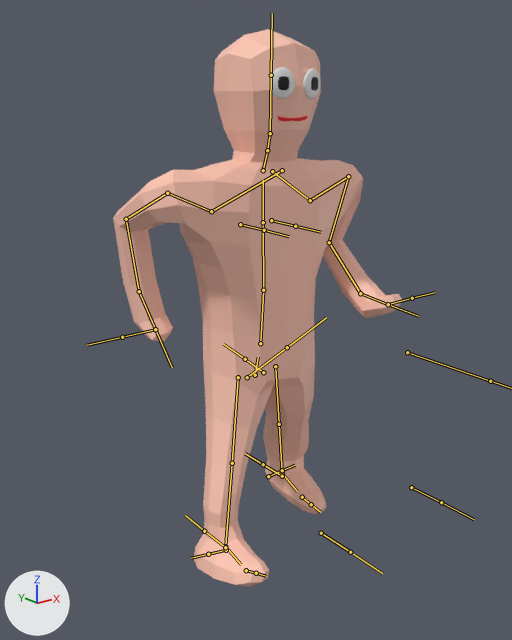
The FBX model Assets/bob.fbx: old version first, new version second.
Both versions are drawn from a 50 mm lens placed at (-1.69, -2.07, 1.79), pointed at (-0.04, 0.0, 0.96). Arrows for +X, +Y and +Z are at lower left; the lights stay in place. Both versions are drawn at frame 12 of the action 'Bob|Walking'; the numbers are the values there. The bones that bend it are drawn over the model as lines.
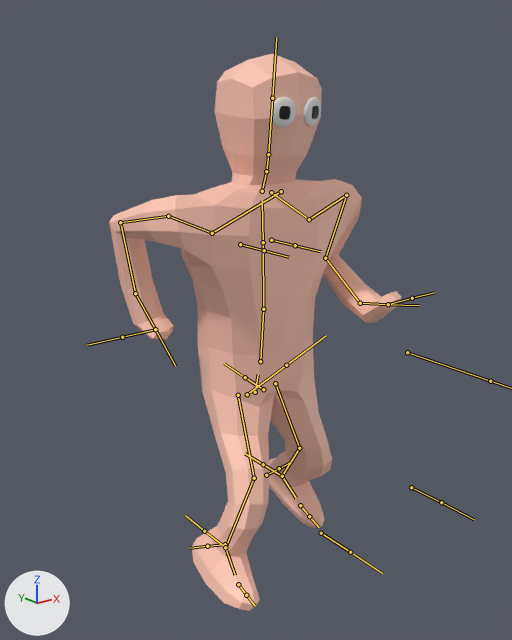
Pixel boxes [x1, y1, x2, y2] of what changed, in the pictures (512 x 640 px):
'mesh', posed: before [113, 29, 403, 587]; after [109, 54, 402, 611]
bone 'spine', root to tip: before (255, 375) to (258, 357); after (255, 392) to (258, 374)
bone 'spine.003', root to tip: before (263, 222) to (263, 180); after (263, 242) to (262, 200)
bone 'spine.006', root to tip: before (270, 133) to (271, 75); after (268, 154) to (272, 98)
bone 'forearm.L', root to tip: before (348, 176) to (329, 242); after (346, 195) to (325, 258)
bone 'forearm.L.001', root to tip: before (329, 242) to (360, 293); after (325, 258) to (360, 303)
bone 'forearm.L.002', root to tip: before (360, 293) to (388, 304); after (360, 303) to (388, 304)
bone 'forearm.R', root to tip: before (167, 193) to (126, 219); after (168, 216) to (120, 222)
bone 'forearm.R.001', root to tip: before (126, 219) to (139, 291); after (120, 222) to (135, 293)
bone 'forearm.R.002', root to tip: before (139, 291) to (155, 329); after (135, 293) to (155, 329)
bone 'thigh.L', root to tip: before (275, 366) to (279, 424); after (275, 383) to (299, 448)
bone 'shin.L', root to tip: before (279, 424) to (282, 473); after (299, 448) to (282, 476)
bone 'thigh.R', root to tip: before (238, 377) to (232, 463); after (238, 395) to (254, 478)
bone 'shin.R', root to tip: before (232, 463) to (225, 546); after (254, 478) to (225, 547)

What changed in the scene script:
```text
Change bone_spine:
    where bone_spine = bpy.data.objects['Bob'].pose.bones['spine']
    bone_spine.location: (0.0, 0.0, 0.0) -> (0.001, -0.074, -0.019)
Change bone_spine_003:
    where bone_spine_003 = bpy.data.objects['Bob'].pose.bones['spine.003']  # child of 'spine.002'
    bone_spine_003.rotation_quaternion: (1.0, -0.01, -0.003, 0.001) -> (1.0, 0.0, 0.0, 0.0)  # degrees (-1, 0, 0) -> degrees (0, 0, 0)
Change bone_spine_006:
    where bone_spine_006 = bpy.data.objects['Bob'].pose.bones['spine.006']  # child of 'spine.005'
    bone_spine_006.rotation_quaternion: (1.0, 0.0, 0.0, 0.0) -> (0.999, -0.052, 0.0, 0.0)  # degrees (0, 0, 0) -> degrees (-6, 0, 0)
Change bone_forearm_l:
    where bone_forearm_l = bpy.data.objects['Bob'].pose.bones['forearm.L']  # child of 'upper_arm.L'
    bone_forearm_l.rotation_quaternion: (0.601, -0.643, -0.307, -0.362) -> (0.611, -0.653, -0.283, -0.347)  # degrees (-92, -57, -4) -> degrees (-91, -53, -5)
Change bone_forearm_l_001:
    where bone_forearm_l_001 = bpy.data.objects['Bob'].pose.bones['forearm.L.001']  # child of 'forearm.L'
    bone_forearm_l_001.rotation_quaternion: (0.839, 0.095, 0.005, -0.535) -> (0.791, 0.108, 0.006, -0.603)  # degrees (9, 6, -65) -> degrees (9, 8, -74)
Change bone_forearm_l_002:
    where bone_forearm_l_002 = bpy.data.objects['Bob'].pose.bones['forearm.L.002']  # child of 'forearm.L.001'
    bone_forearm_l_002.rotation_quaternion: (0.952, 0.053, 0.001, -0.3) -> (0.932, 0.062, 0.002, -0.357)  # degrees (6, 2, -35) -> degrees (7, 3, -42)
Change bone_forearm_r:
    where bone_forearm_r = bpy.data.objects['Bob'].pose.bones['forearm.R']  # child of 'upper_arm.R'
    bone_forearm_r.rotation_quaternion: (-0.717, 0.688, 0.0, -0.109) -> (0.729, -0.678, -0.091, 0.03)  # degrees (-87, 9, 9) -> degrees (-86, -5, 10)
Change bone_forearm_r_001:
    where bone_forearm_r_001 = bpy.data.objects['Bob'].pose.bones['forearm.R.001']  # child of 'forearm.R'
    bone_forearm_r_001.rotation_quaternion: (0.876, 0.084, -0.004, 0.475) -> (0.817, 0.101, -0.005, 0.567)  # degrees (8, -5, 57) -> degrees (9, -7, 69)
Change bone_forearm_r_002:
    where bone_forearm_r_002 = bpy.data.objects['Bob'].pose.bones['forearm.R.002']  # child of 'forearm.R.001'
    bone_forearm_r_002.rotation_quaternion: (0.966, 0.046, -0.001, 0.253) -> (0.943, 0.057, -0.002, 0.327)  # degrees (5, -1, 29) -> degrees (6, -2, 38)
Change bone_thigh_l:
    where bone_thigh_l = bpy.data.objects['Bob'].pose.bones['thigh.L']  # child of 'spine'
    bone_thigh_l.rotation_quaternion: (0.978, -0.197, -0.001, 0.074) -> (0.996, -0.025, 0.005, 0.088)  # degrees (-23, 2, 8) -> degrees (-3, 1, 10)
Change bone_shin_l:
    where bone_shin_l = bpy.data.objects['Bob'].pose.bones['shin.L']  # child of 'thigh.L'
    bone_shin_l.rotation_quaternion: (0.991, 0.137, 0.0, 0.002) -> (0.971, -0.238, 0.0, -0.003)  # degrees (16, 0, 0) -> degrees (-28, 0, 0)
Change bone_thigh_r:
    where bone_thigh_r = bpy.data.objects['Bob'].pose.bones['thigh.R']  # child of 'spine'
    bone_thigh_r.rotation_quaternion: (0.998, 0.027, -0.007, -0.063) -> (0.963, 0.259, -0.02, -0.069)  # degrees (3, -1, -7) -> degrees (30, 0, -8)
Change bone_shin_r:
    where bone_shin_r = bpy.data.objects['Bob'].pose.bones['shin.R']  # child of 'thigh.R'
    bone_shin_r.rotation_quaternion: (0.991, 0.137, 0.0, -0.002) -> (0.952, -0.306, 0.0, 0.004)  # degrees (16, 0, 0) -> degrees (-36, 0, 0)
```
